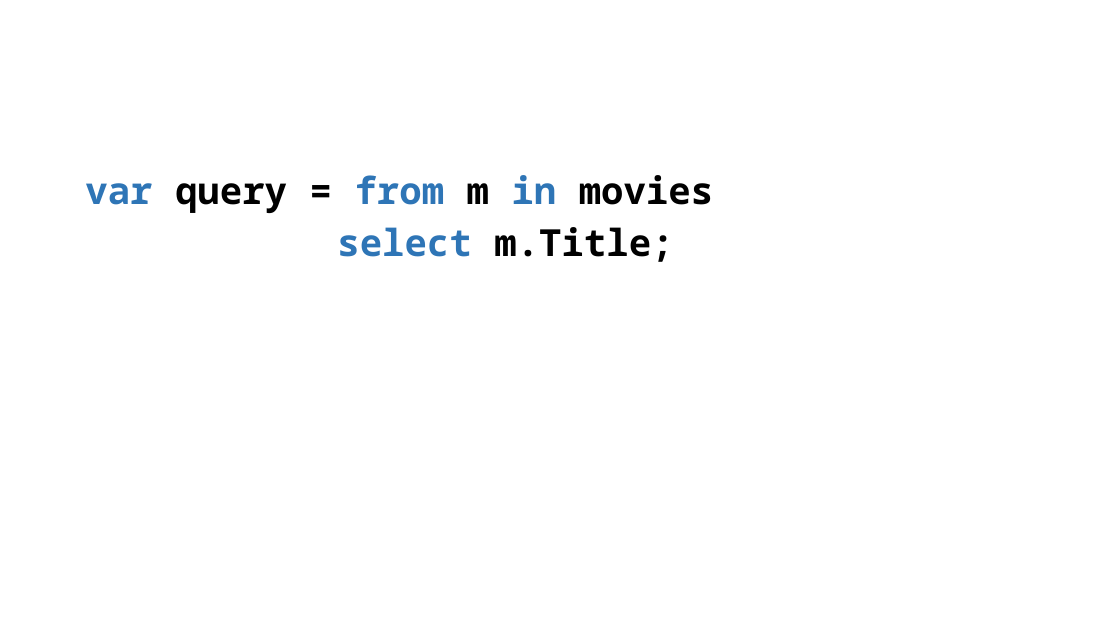
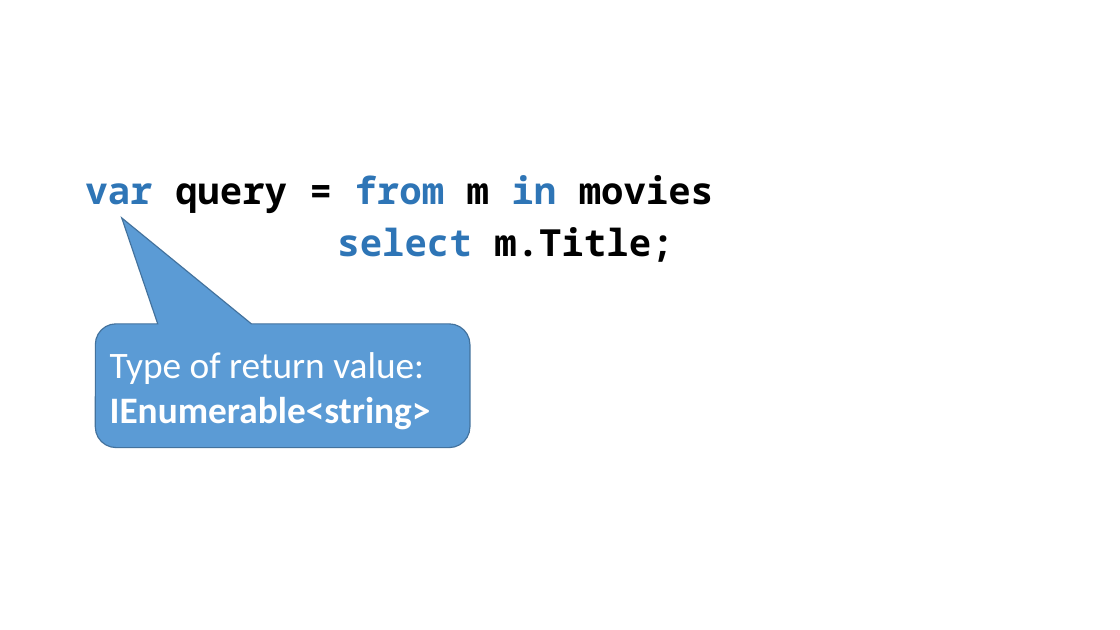
Before and after one commit to perl-easj/OOProg, a slide deck: slide 13 of Chap/Prog03/Presentations/LINQ.pptx. Drawn at 1120x630 pixels with LibreOffice and Linux fonts; fonts in the diff are those of the drawing. Boxes give left, top, right and bottom in pixels: in the first picture for what was removed or moved away, otherwise in the second. Text is boxed around its words. In the diff, an @@ line names an element or a change of style, - is before the commit and + after.

```diff
--- a/Chap/Prog03/Presentations/LINQ.pptx
+++ b/Chap/Prog03/Presentations/LINQ.pptx
@@ rounded speech box added at box(96, 324, 471, 448), fill #5B9BD5, outline #43739E 1 pt, 32 pt, text #FFFFFF, bold @@
+Type of return value:
+IEnumerable<string>
```
Also in this commit, not shown: 1 other slide changed, 15 slides added, 43 other files.
